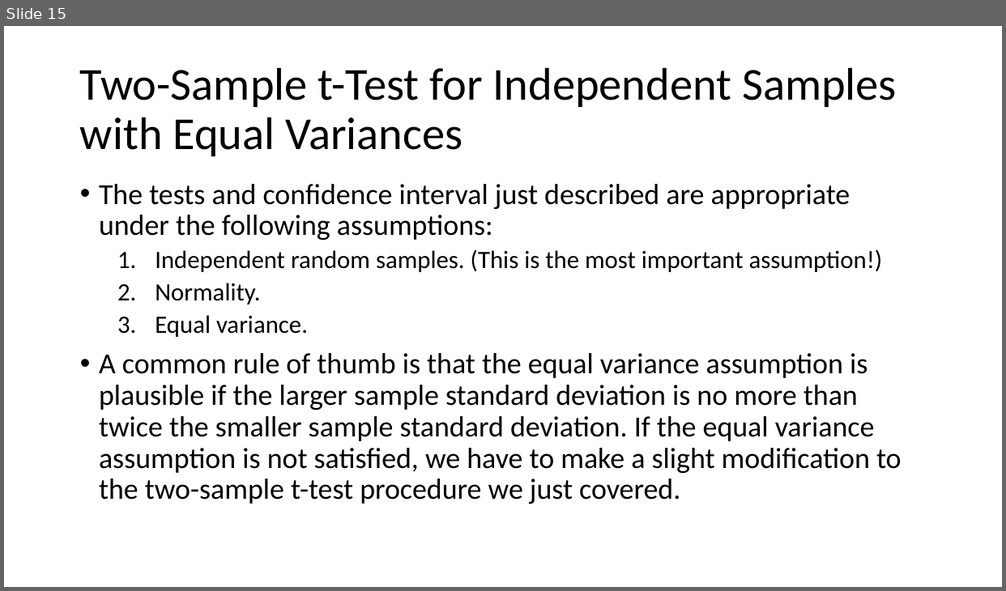
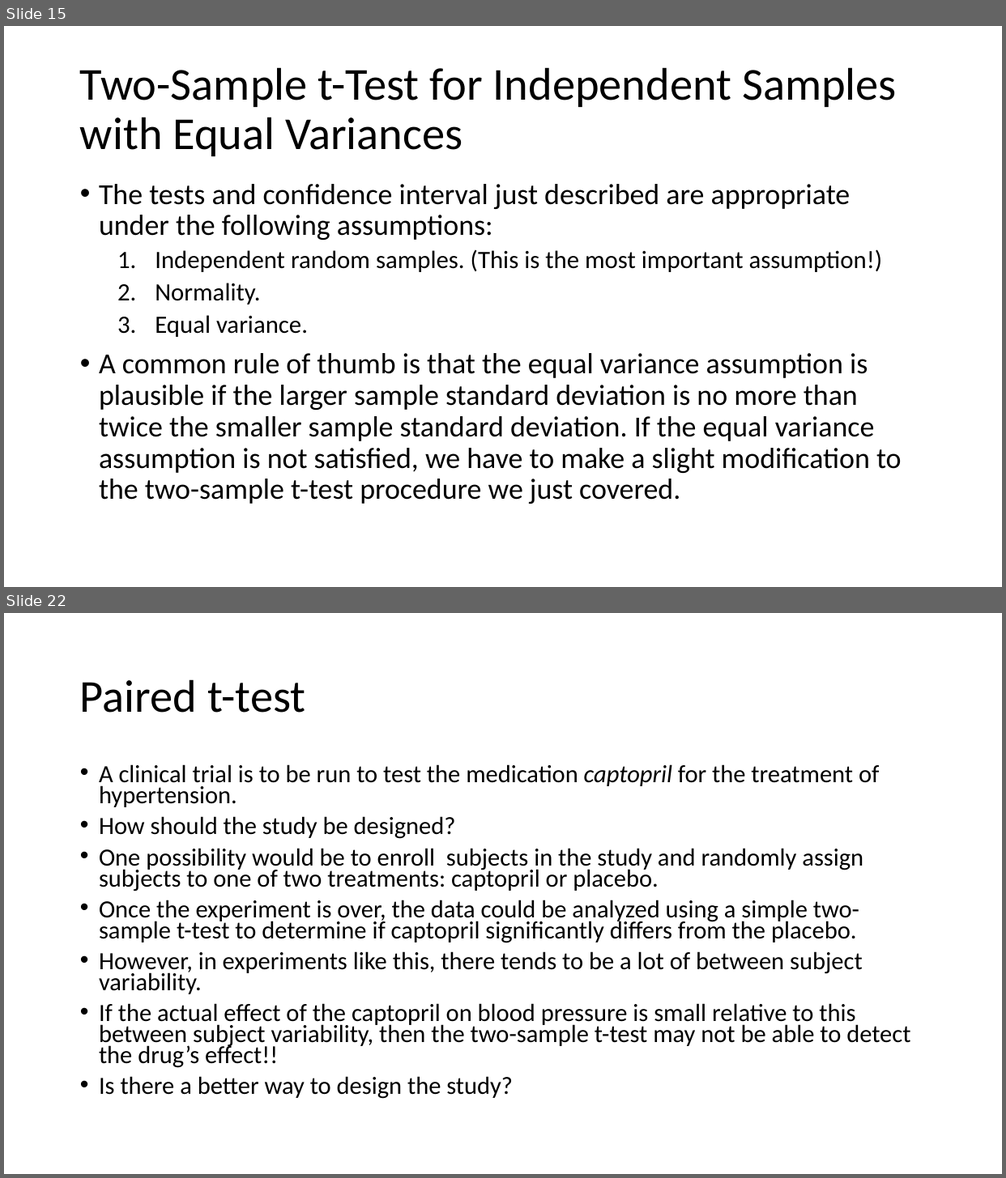
Before and after one commit to bgreenwell/STT6300, a slide deck: Slides/STT 6300 - Chapter 7.pptx. Shown one above the other, each under a label of ours: slide 15 before the commit, slides 15 and 22 after it; the slides between them are not shown. The pictures are 1006x591 and 1006x1178 pixels, drawn with LibreOffice and Linux fonts; fonts in the diff are those of the drawing. Boxes give left, top, right and bottom in pixels: in the first picture for what was removed or moved away, otherwise in the second. Text is boxed around its words. In the diff, an @@ line names an element or a change of style, - is before the commit and + after.

```diff
--- a/Slides/STT 6300 - Chapter 7.pptx
+++ b/Slides/STT 6300 - Chapter 7.pptx
@@ slide 22 added at box(4, 613, 1002, 1174), background #FFFFFF @@
@@ title added at box(80, 679, 305, 713), 44 pt, text #000000 @@
+Paired t-test
@@ text added at box(99, 764, 910, 1099), 23.8 pt, text #000000 @@
+• A clinical trial is to be run to test the medication captopril for the treatment of hypertension.
+• How should the study be designed?
+• One possibility would be to enroll subjects in the study and randomly assign subjects to one of two treatments: captopril or placebo.
+• Once the experiment is over, the data could be analyzed using a simple two-sample t-test to determine if captopril significantly differs from the placebo.
+• However, in experiments like this, there tends to be a lot of between subject variability.
+• If the actual effect of the captopril on blood pressure is small relative to this between subject variability, then the two-sample t-test may not be able to detect the drug’s effect!!
+• Is there a better way to design the study?
```
Also in this commit, not shown: 2 slides changed, 9 other slides added, 1 other file.
